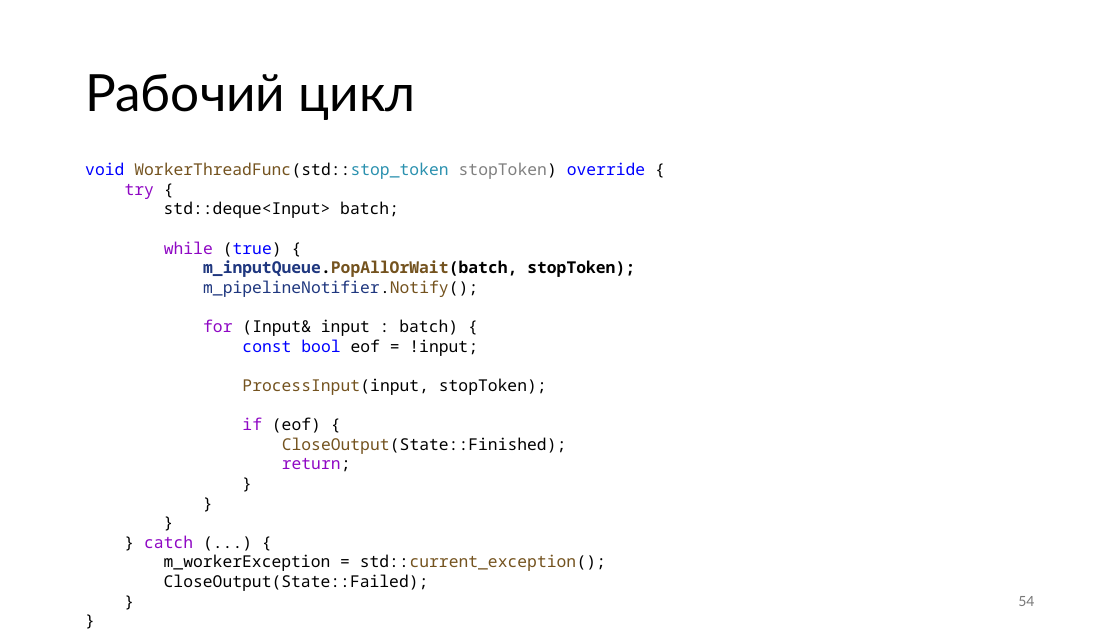
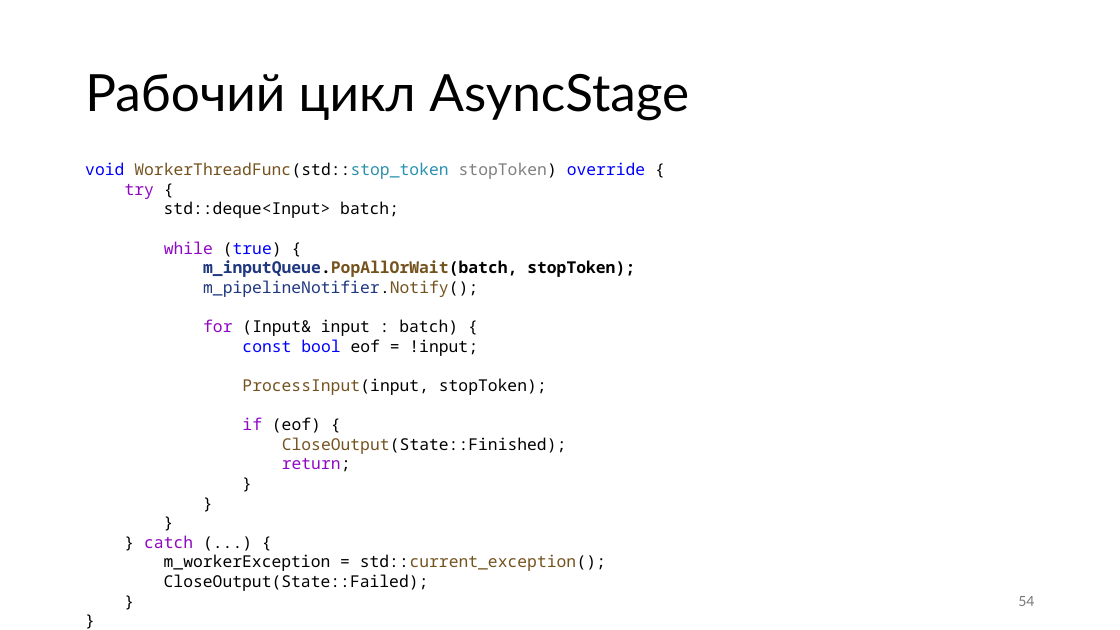
Before and after one commit to alexey-malov/ffmpeg-transcoder-demo, a slide deck: slide 54 of ffmpeg without pain.pptx. Drawn at 1120x630 pixels with LibreOffice and Linux fonts; fonts in the diff are those of the drawing. Boxes give left, top, right and bottom in pixels: in the first picture for what was removed or moved away, otherwise in the second. Text is boxed around its words. In the diff, an @@ line names an element or a change of style, - is before the commit and + after.

```diff
--- a/ffmpeg without pain.pptx
+++ b/ffmpeg without pain.pptx
@@ title at (85,74,689,120): text changed @@
-Рабочий цикл
+Рабочий цикл AsyncStage
```
Also in this commit, not shown: 4 other slides changed.
